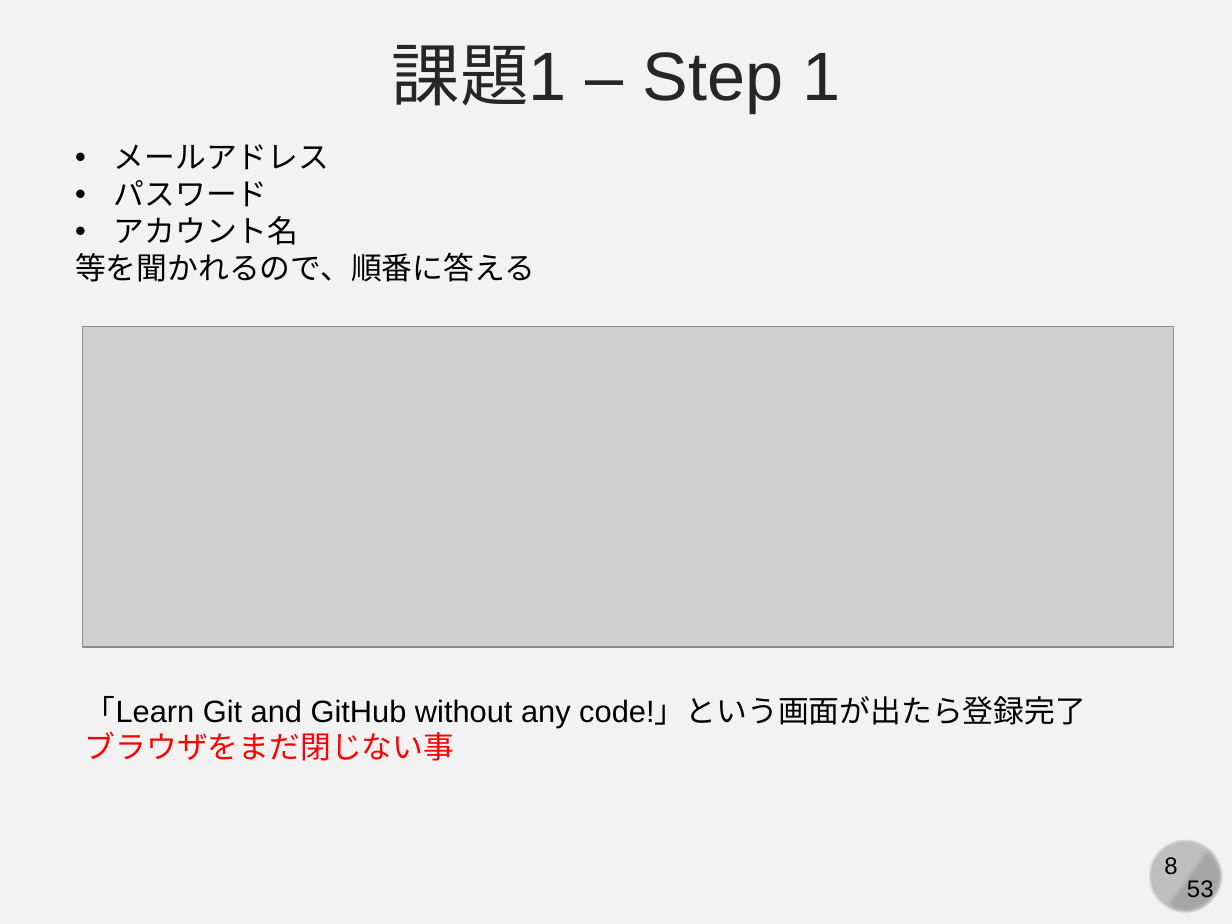
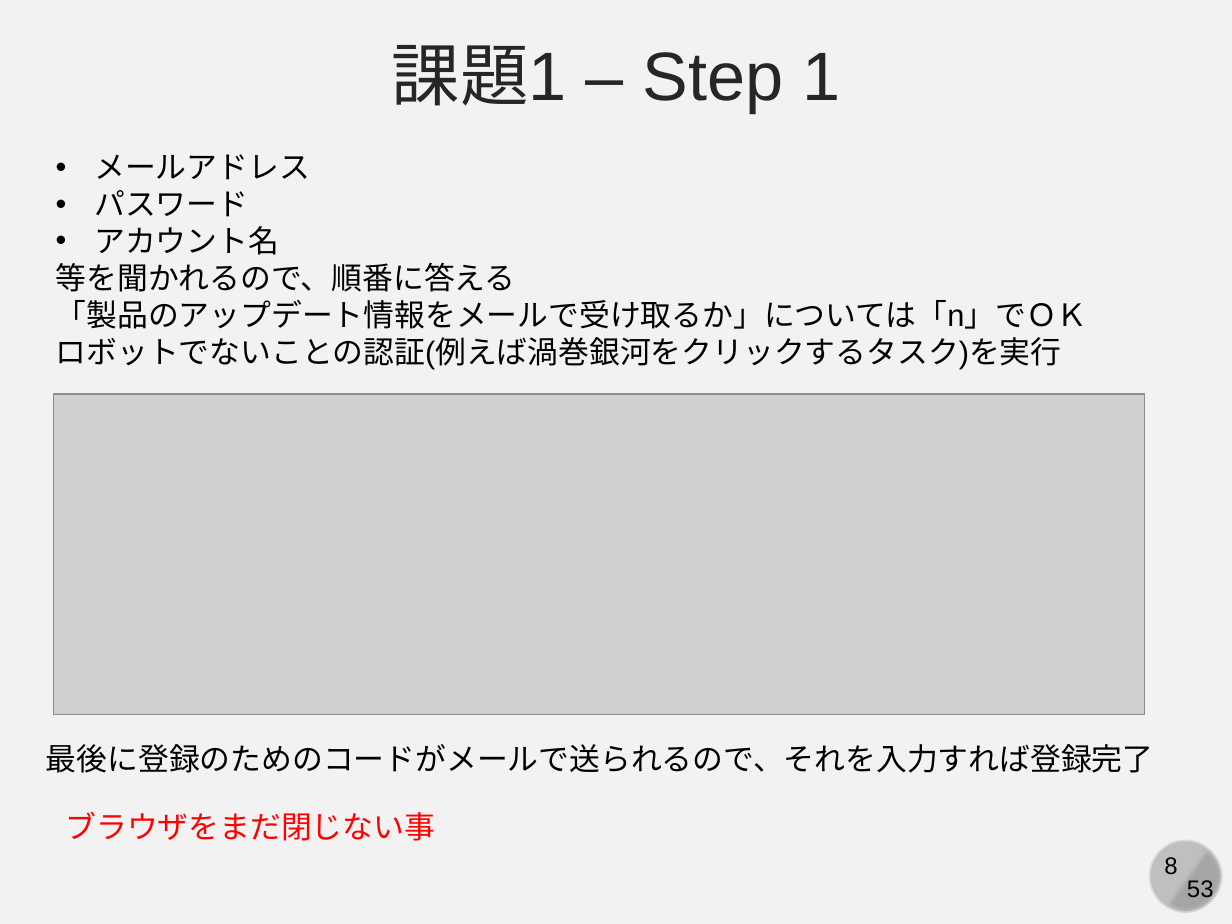
Before and after one commit to kaityo256/github, a slide deck: slide 8 of practice_github_basic/fig/slide.pptx. Drawn at 1232x924 pixels with LibreOffice and Linux fonts; fonts in the diff are those of the drawing; grey boxes stand for pictures. Boxes give left, top, right and bottom in pixels: in the first picture for what was removed or moved away, otherwise in the second. Text is boxed around its words. In the diff, an @@ line names an element or a change of style, - is before the commit and + after.

```diff
--- a/practice_github_basic/fig/slide.pptx
+++ b/practice_github_basic/fig/slide.pptx
@@ text "メールアドレス": place and size @@
-text "メールアドレス" at (75, 144, 535, 282)
+text "メールアドレス" at (56, 154, 1088, 370)
@@ text at (56, 300, 1088, 370): paragraphs added @@
+「製品のアップデート情報をメールで受け取るか」については「n」でＯＫ
+ロボットでないことの認証(例えば渦巻銀河をクリックするタスク)を実行
@@ picture: place and size @@
-picture at (83, 326, 1174, 647)
+picture at (53, 394, 1145, 715)
@@ text at (85, 696, 1086, 727): paragraph removed @@
-「Learn Git and GitHub without any code!」という画面が出たら登録完了
@@ text added at (46, 744, 1154, 773), 18 pt, text #000000 @@
+最後に登録のためのコードがメールで送られるので、それを入力すれば登録完了
@@ text "ブラウザをまだ閉じない事": place and size @@
-text "ブラウザをまだ閉じない事" at (85, 696, 1086, 761)
+text "ブラウザをまだ閉じない事" at (65, 812, 435, 841)
```
Also in this commit, not shown: 1 other slide changed, 1 other file.
